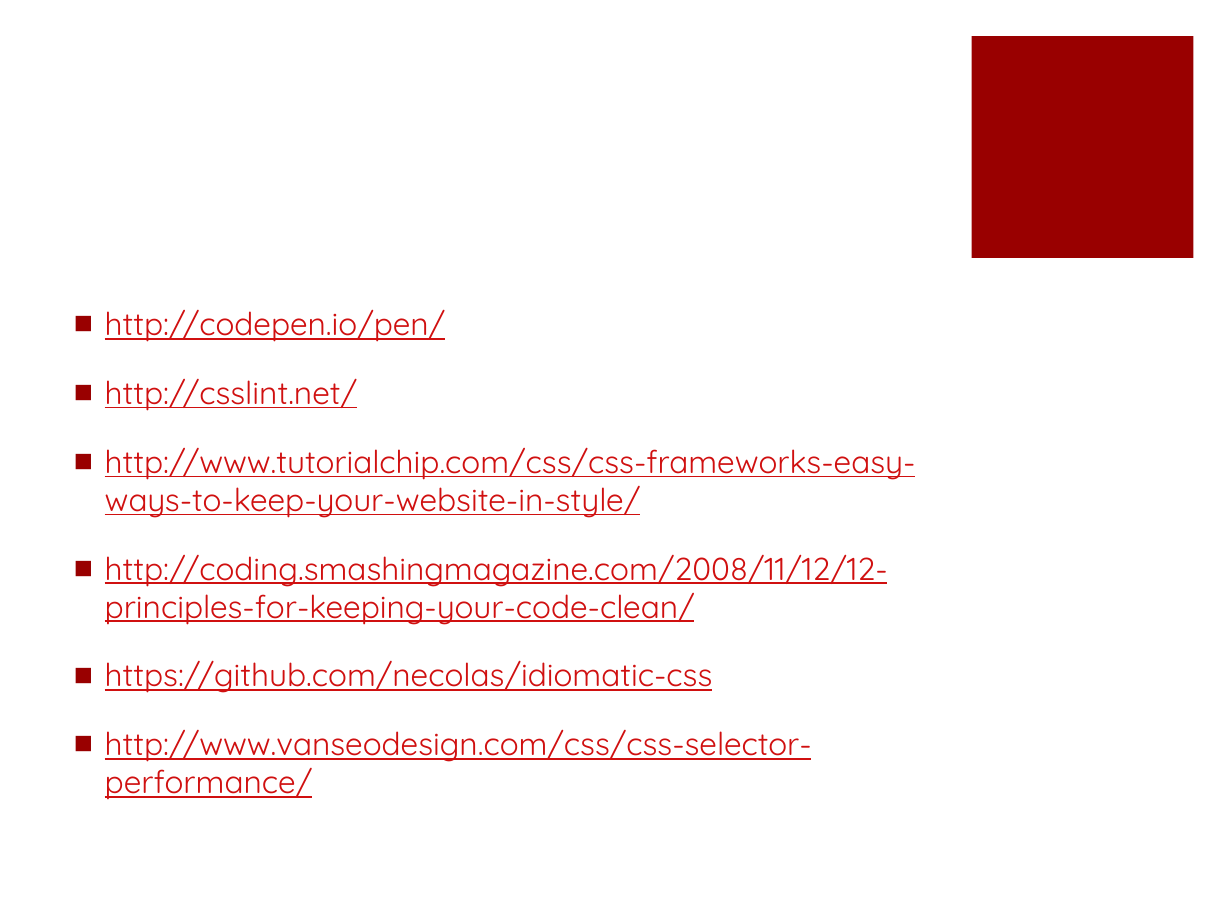
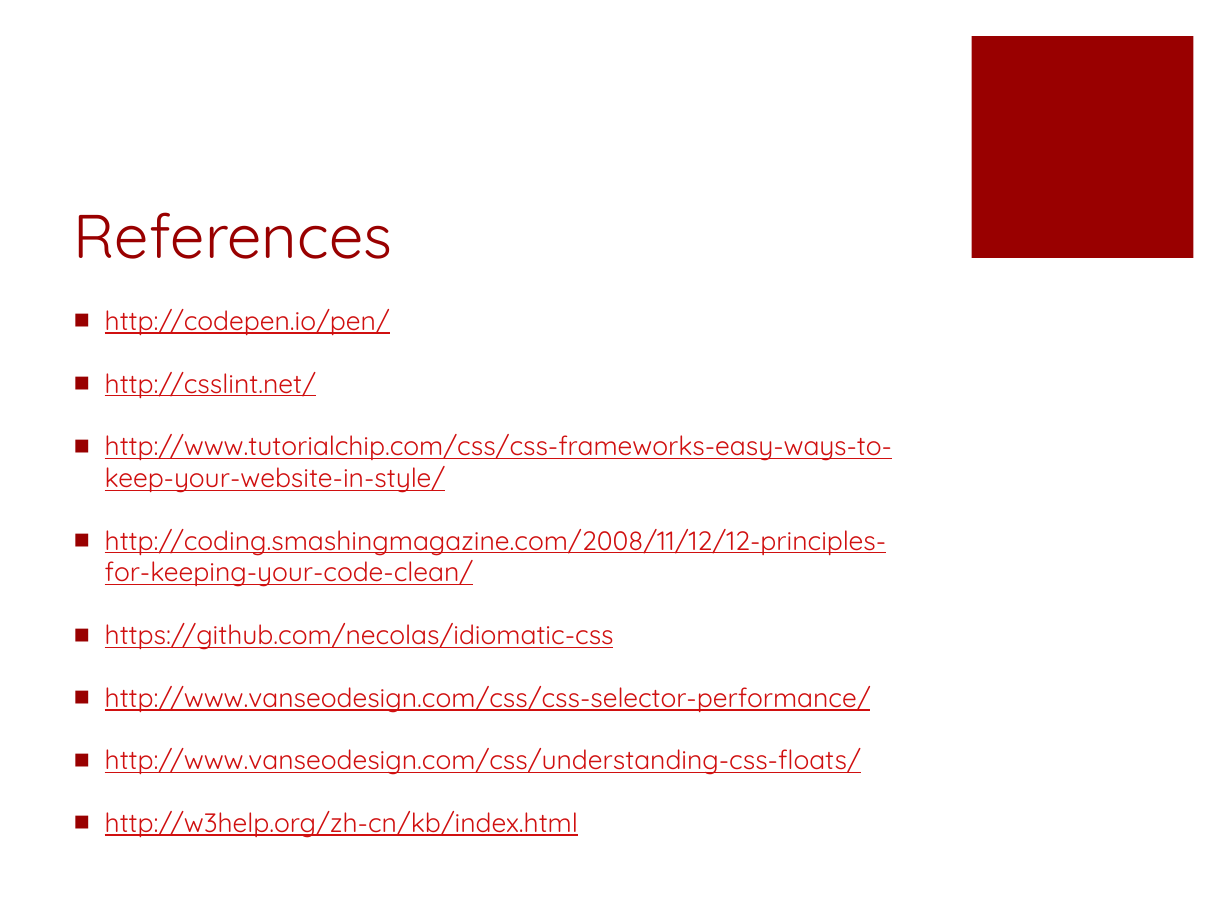
Before and after one commit to fuying/frondendtraining, a slide deck: slide 18 of CSS/CSS.pptx. Drawn at 1232x924 pixels with LibreOffice and Linux fonts; fonts in the diff are those of the drawing. Boxes give left, top, right and bottom in pixels: in the first picture for what was removed or moved away, otherwise in the second. Text is boxed around its words. In the diff, an @@ line names an element or a change of style, - is before the commit and + after.

```diff
--- a/CSS/CSS.pptx
+++ b/CSS/CSS.pptx
@@ title added at box(74, 212, 392, 259), 36 pt, text #990000 @@
+References
@@ text at box(105, 309, 892, 713): size 18.5 to 15.5 pt in "http://codepen.io/pen/", "http://csslint.net/", "http://www.tutorialchip.com/css/css-frameworks-easy-ways-to- ...", "http://coding.smashingmagazine.com/2008/11/12/12-principles- ..." and 2 more places @@
@@ text at box(105, 748, 861, 838): paragraphs added @@
+■ http://www.vanseodesign.com/css/understanding-css-floats/
+■ http://w3help.org/zh-cn/kb/index.html
```
Also in this commit, not shown: 10 other slides changed, 2 other files.
